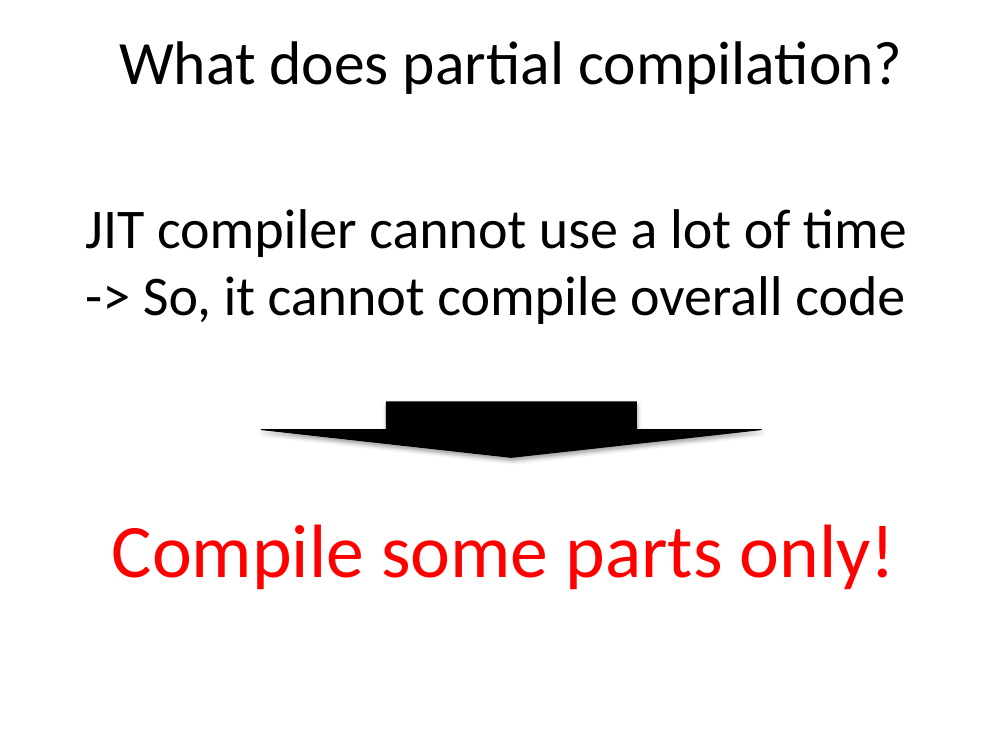
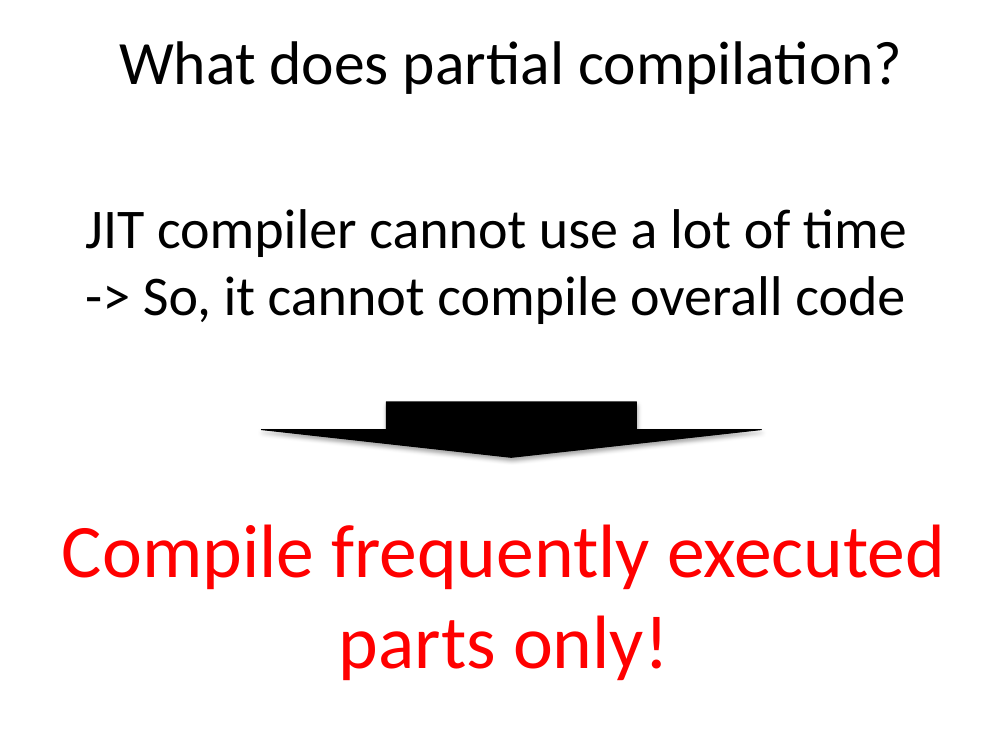
Before and after one commit to ryotaro/pyconjp2012slide, a slide deck: slide 23 of master/Fundamental Technologies Used in PyPy JIT Compiler.pptx. Drawn at 1008x756 pixels with LibreOffice and Linux fonts; fonts in the diff are those of the drawing. Boxes give left, top, right and bottom in pixels: in the first picture for what was removed or moved away, otherwise in the second. Text is boxed around its words. In the diff, an @@ line names an element or a change of style, - is before the commit and + after.

Commit message:
Writing way of doing partial compilation

```diff
--- a/master/Fundamental Technologies Used in PyPy JIT Compiler.pptx
+++ b/master/Fundamental Technologies Used in PyPy JIT Compiler.pptx
@@ text at bbox=[62, 524, 945, 681]: text changed @@
-Compile some parts only!
+Compile frequently executed parts only!
```
Also in this commit, not shown: 1 slide added, 1 slide removed.
